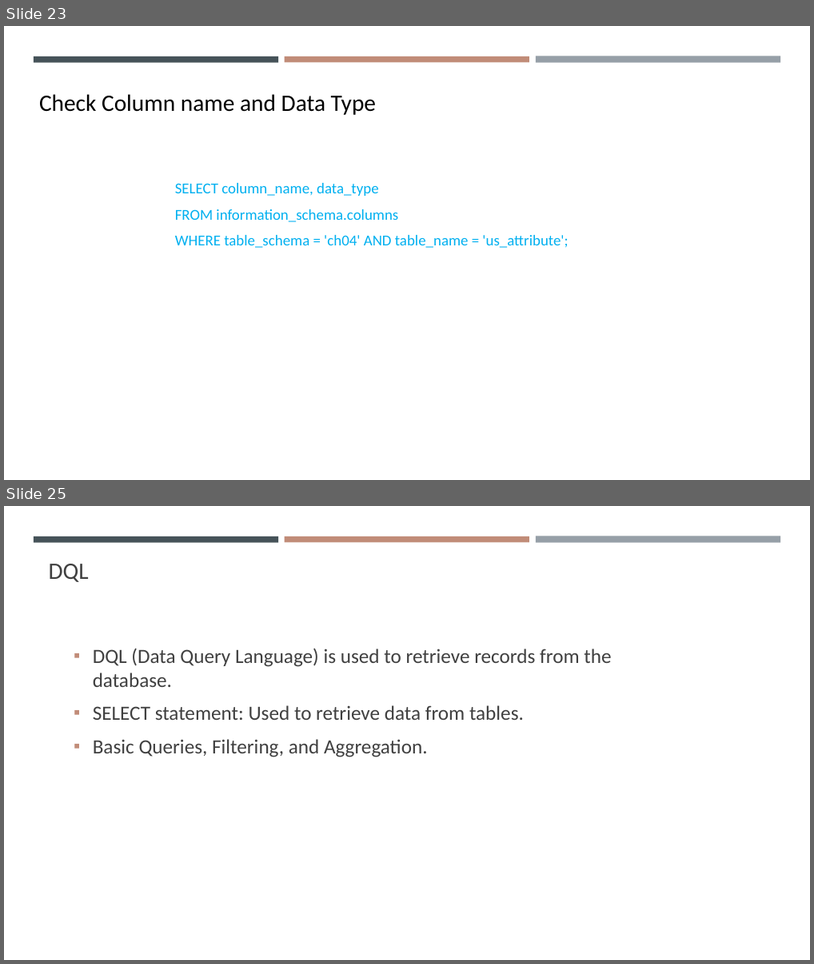
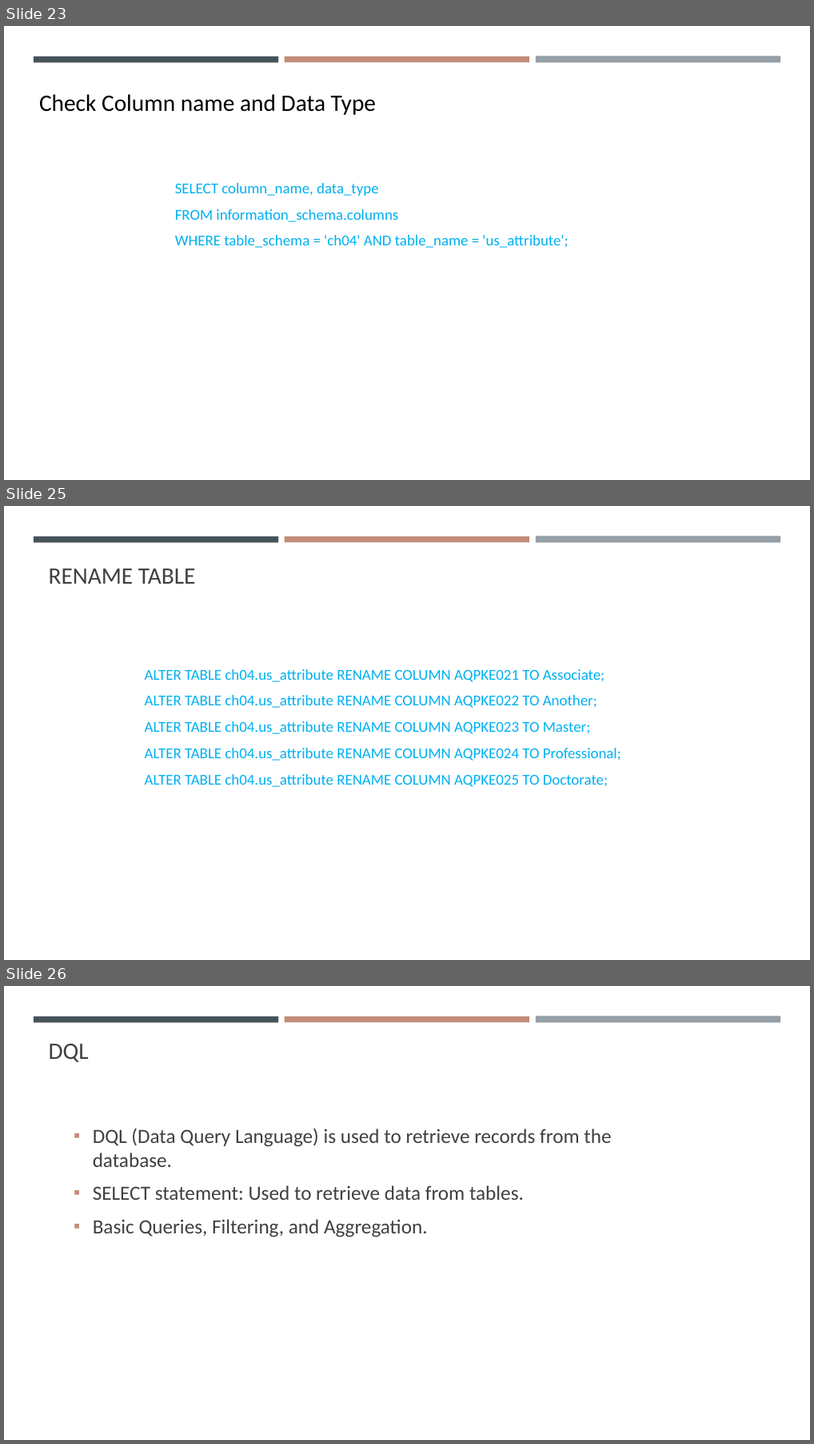
Before and after one commit to gisynw/ssj-376, a slide deck: docs/Lectures/Week04/Week04_SimpleSQL.pptx. Shown one above the other, each under a label of ours: slides 23 and 25 before the commit, slides 23, 25 and 26 after it; the slides between them are not shown. The pictures are 814x964 and 814x1444 pixels, drawn with LibreOffice and Linux fonts; fonts in the diff are those of the drawing. Boxes give left, top, right and bottom in pixels: in the first picture for what was removed or moved away, otherwise in the second. Text is boxed around its words. In the diff, an @@ line names an element or a change of style, - is before the commit and + after.

```diff
--- a/docs/Lectures/Week04/Week04_SimpleSQL.pptx
+++ b/docs/Lectures/Week04/Week04_SimpleSQL.pptx
@@ slide 25 added at (4,506,810,960), background #FFFFFF; not listed: 3 template elements that a slide beside it also shows @@
@@ title added at (49,568,196,584), 28 pt, text #404040 @@
+RENAME TABLE
@@ text added at (145,669,622,787), 18 pt, text #00B0F0 @@
+ALTER TABLE ch04.us_attribute RENAME COLUMN AQPKE021 TO Associate;
+ALTER TABLE ch04.us_attribute RENAME COLUMN AQPKE022 TO Another;
+ALTER TABLE ch04.us_attribute RENAME COLUMN AQPKE023 TO Master;
+ALTER TABLE ch04.us_attribute RENAME COLUMN AQPKE024 TO Professional;
+ALTER TABLE ch04.us_attribute RENAME COLUMN AQPKE025 TO Doctorate;
@@ what was slide 25 is now slide 26 @@
```
Also in this commit, not shown: 11 slides changed, 11 other slides added, 2 other files.
